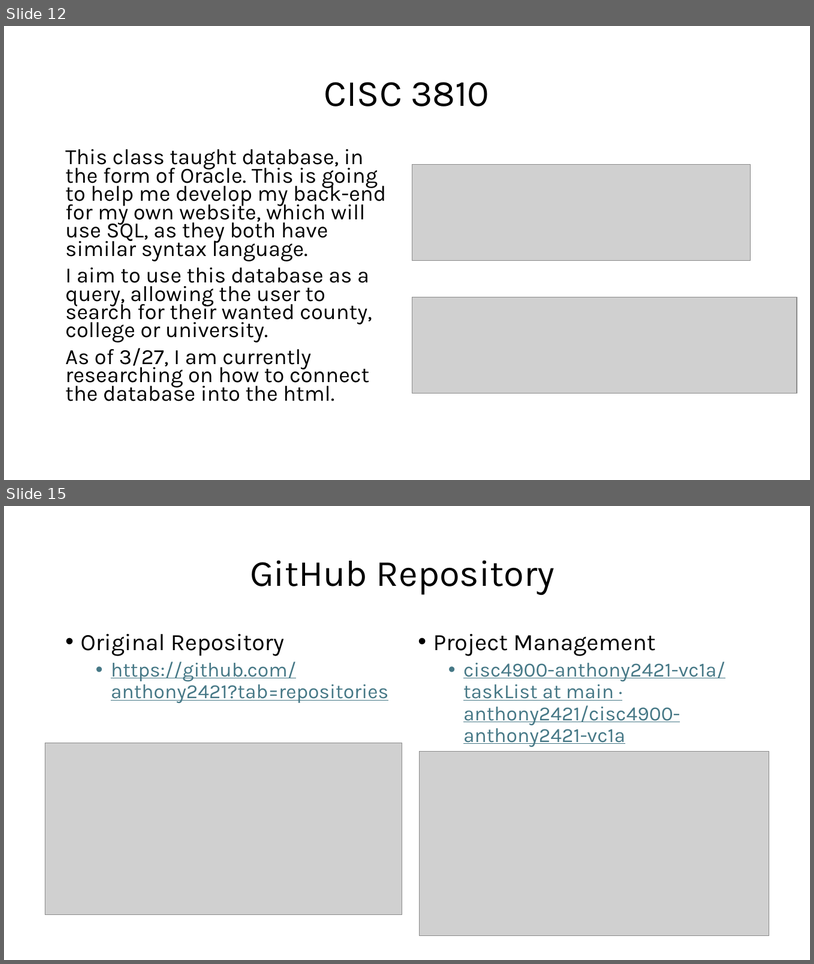
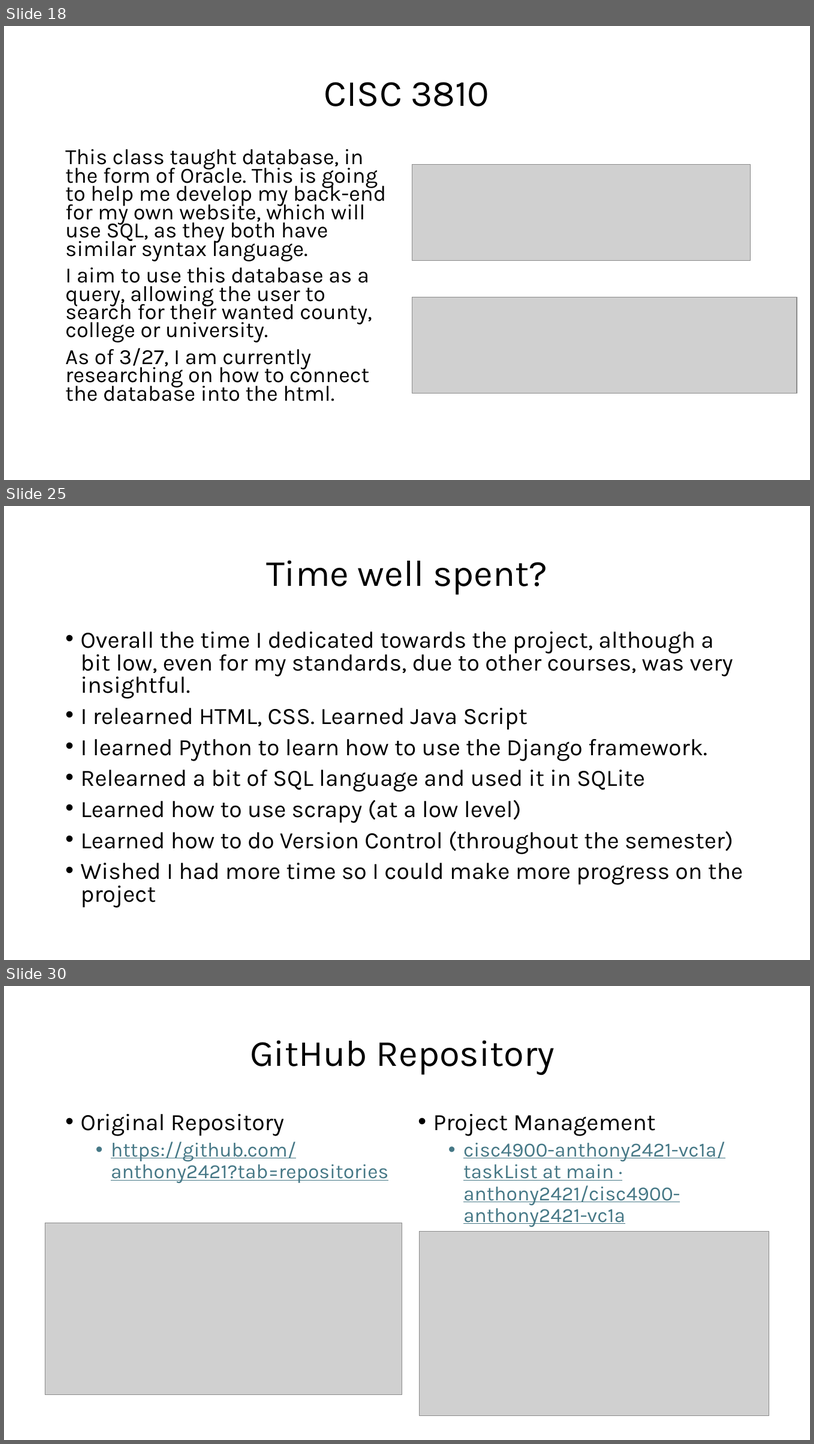
Before and after one commit to anthony2421/cisc4900-anthony2421-vc1a, a slide deck: Progress documentations/CISC 4900 - Diagram.pptx. Shown one above the other, each under a label of ours: slides 12 and 15 before the commit, slides 18, 25 and 30 after it; the slides between them are not shown. The pictures are 814x964 and 814x1444 pixels, drawn with LibreOffice and Linux fonts; fonts in the diff are those of the drawing; grey boxes stand for pictures. Boxes give left, top, right and bottom in pixels: in the first picture for what was removed or moved away, otherwise in the second. Text is boxed around its words. In the diff, an @@ line names an element or a change of style, - is before the commit and + after.

```diff
--- a/Progress documentations/CISC 4900 - Diagram.pptx
+++ b/Progress documentations/CISC 4900 - Diagram.pptx
@@ slide 25 added at <box>4,506,810,960</box>, background #FFFFFF @@
@@ title added at <box>266,560,548,595</box>, 44 pt, text #000000 @@
+Time well spent?
@@ text added at <box>81,631,743,907</box>, 28 pt, text #000000 @@
+• Overall the time I dedicated towards the project, although a bit low, even for my standards, due to other courses, was very insightful.
+• I relearned HTML, CSS. Learned Java Script
+• I learned Python to learn how to use the Django framework.
+• Relearned a bit of SQL language and used it in SQLite
+• Learned how to use scrapy (at a low level)
+• Learned how to do Version Control (throughout the semester)
+• Wished I had more time so I could make more progress on the project
@@ what was slide 12 is now slide 18 @@
@@ what was slide 15 is now slide 30 @@
```
Also in this commit, not shown: 8 slides changed, 14 other slides added.
